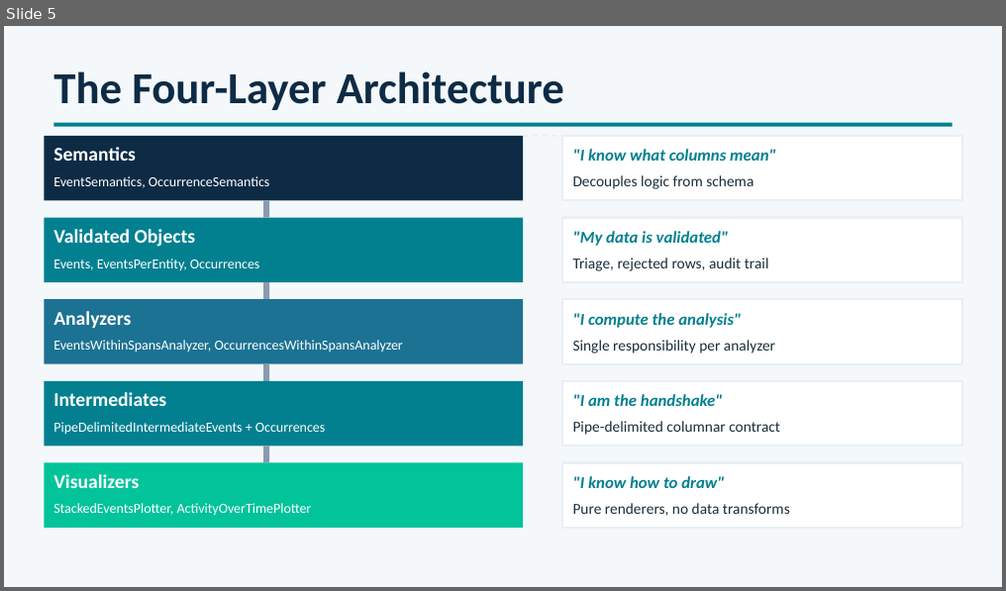
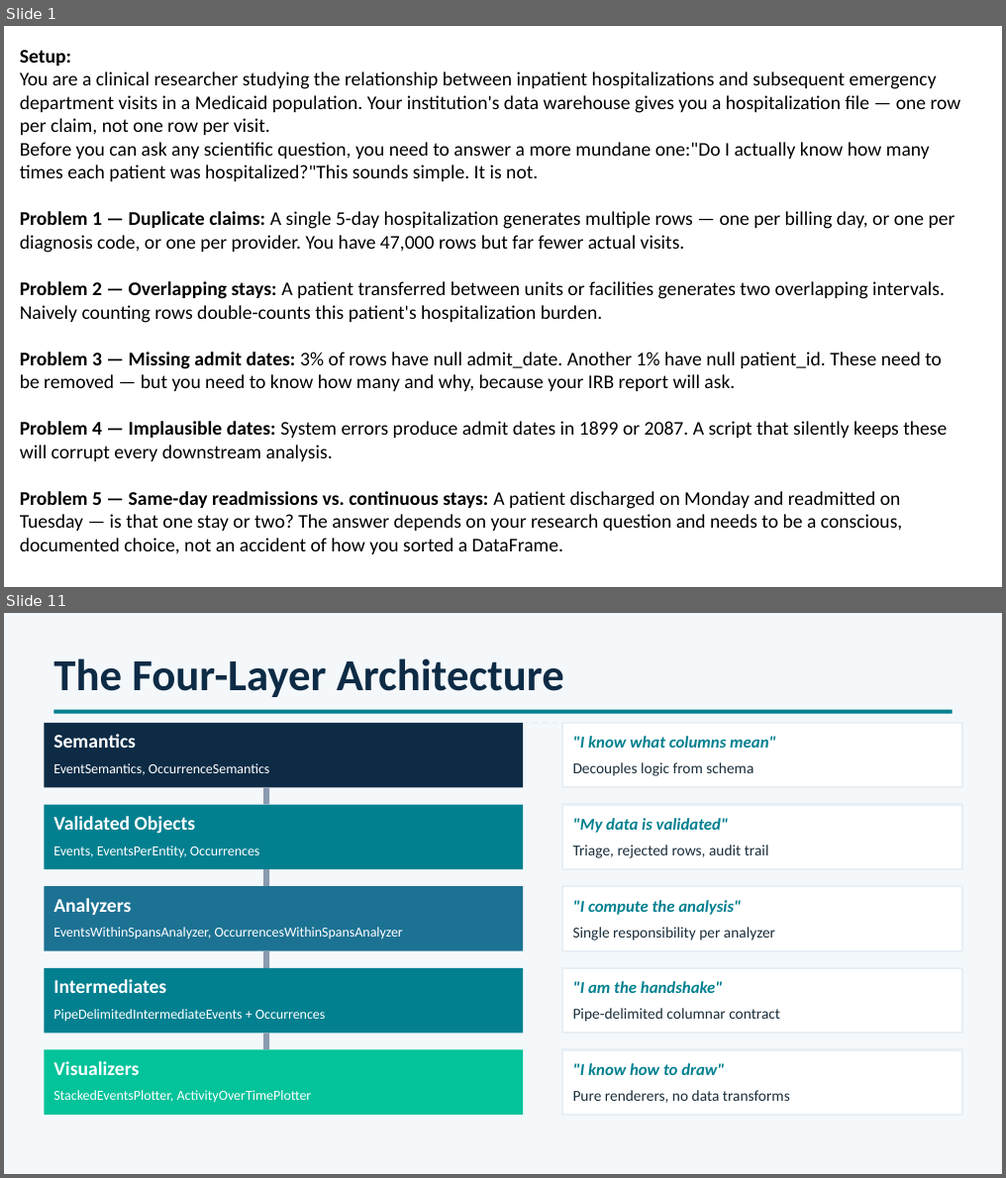
Before and after one commit to djarenas/eventus, a slide deck: eventus_architecture.pptx. Shown one above the other, each under a label of ours: slide 5 before the commit, slides 1 and 11 after it; the slides between them are not shown. The pictures are 1006x591 and 1006x1178 pixels, drawn with LibreOffice and Linux fonts; fonts in the diff are those of the drawing. Boxes give left, top, right and bottom in pixels: in the first picture for what was removed or moved away, otherwise in the second. Text is boxed around its words. In the diff, an @@ line names an element or a change of style, - is before the commit and + after.

```diff
--- a/eventus_architecture.pptx
+++ b/eventus_architecture.pptx
@@ slide 1 added at (x1=4, y1=26, x2=1002, y2=587), background #FFFFFF @@
@@ text added at (x1=20, y1=50, x2=961, y2=555), 14 pt, text #000000 @@
+Setup:
+You are a clinical researcher studying the relationship between inpatient hospitalizations and subsequent emergency department visits in a Medicaid population. Your institution's data warehouse gives you a hospitalization file — one row per claim, not one row per visit.
+Before you can ask any scientific question, you need to answer a more mundane one:"Do I actually know how many times each patient was hospitalized?"This sounds simple. It is not.
+Problem 1 — Duplicate claims: A single 5-day hospitalization generates multiple rows — one per billing day, or one per diagnosis code, or one per provider. You have 47,000 rows but far fewer actual visits.
+Problem 2 — Overlapping stays: A patient transferred between units or facilities generates two overlapping intervals. Naively counting rows double-counts this patient's hospitalization burden.
+Problem 3 — Missing admit dates: 3% of rows have null admit_date. Another 1% have null patient_id. These need to be removed — but you need to know how many and why, because your IRB report will ask.
+Problem 4 — Implausible dates: System errors produce admit dates in 1899 or 2087. A script that silently keeps these will corrupt every downstream analysis.
+Problem 5 — Same-day readmissions vs. continuous stays: A patient discharged on Monday and readmitted on Tuesday — is that one stay or two? The answer depends on your research question and needs to be a conscious, documented choice, not an accident of how you sorted a DataFrame.
@@ what was slide 5 is now slide 11 @@
```
Also in this commit, not shown: 7 slides changed, 5 other slides added.
